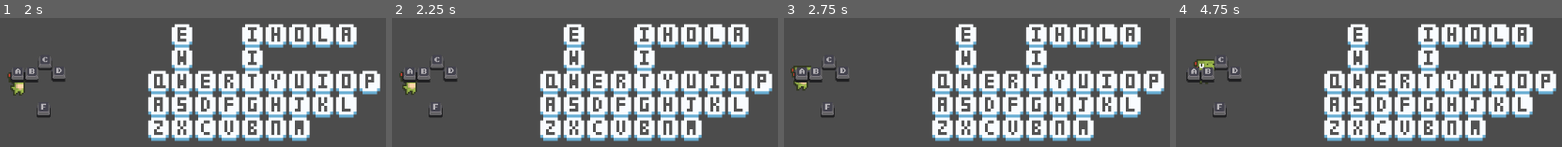
Above: before the commit, frames 1-4 (left to right).
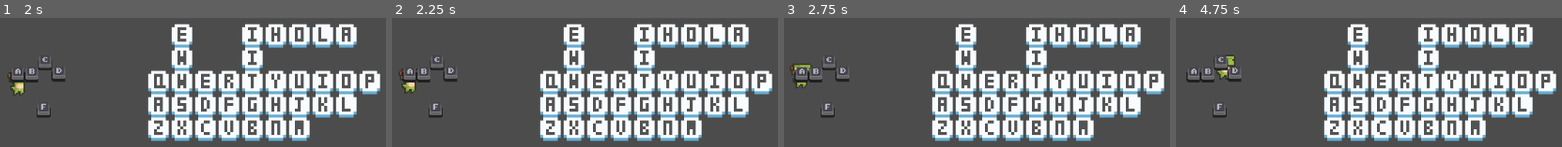
Above: after the commit, the same moments.

Repository: Frocoa/KeyboardSurvival
Game: Godot game, scene res://Scenes/main_menu.tscn
The game is run twice, just before and just after one commit, with the same random seed, the same clock (stepped at 60 frames per second) and the same inputs.
Inputs:
- Up to frame 1 (2 s): click "PLAY" at 0.5 s; tap Enter at 1.25 s; hold Right (right) from 1.28 s (still down); tap S (S) at 1.35 s
- Up to frame 2 (2.25 s): tap Space at 2 s; release Right (right) at 2.03 s; hold Down (down) from 2.03 s (still down); tap A (A) at 2.1 s
- Up to frame 3 (2.75 s): keep holding Down (down); tap S (S) at 2.3 s
- Up to frame 4 (4.75 s): tap Enter at 2.75, 4.25 s; release Down (down) at 2.78 s; hold Right (right) 2.78-3.53 s; tap B (B) at 2.85 s; tap S (S) at 3.05, 3.8, 4.55 s; tap Space at 3.5 s; hold Up (up) 3.53-4.28 s; tap C (C) at 3.6 s; hold Left (left) from 4.28 s (still down); tap D (D) at 4.35 s

Frame 1 is identical in both runs. In frame 2, 0.3% of the frame differs, in the area x 1-7%, y 39-60%; in frame 3, 0.4%; in frame 4, 0.8%, in the area x 4-16%, y 28-52%.

Commit message:
Fixed player speed

Diff:
--- a/Scripts/main.gd
+++ b/Scripts/main.gd
@@ -1,6 +1,7 @@
 extends Node2D
 
 var tile_size = 32
+export(int) var player_speed = 30
 onready var player = get_node("player")
 onready var tilemap = get_node("tileMap")
 var directions = {
@@ -41,8 +42,10 @@
 var count = 0
 func _process(delta):
 
-	if (current_objective - player.position).length() > 0.1:
-		player.position += (current_objective - player.position).normalized() / 5
+	if (current_objective - player.position).length() > 0.8:
+		player.position += (
+			(current_objective - player.position).normalized()
+			* delta * player_speed)
 	else:
 		if len(path) >= movement_index + 2:
 			movement_index += 1
